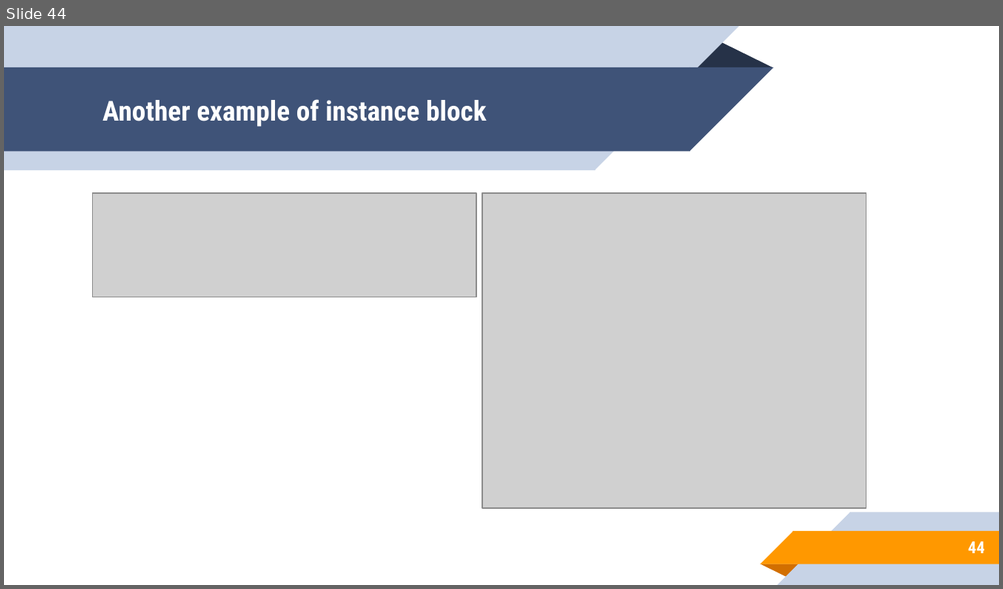
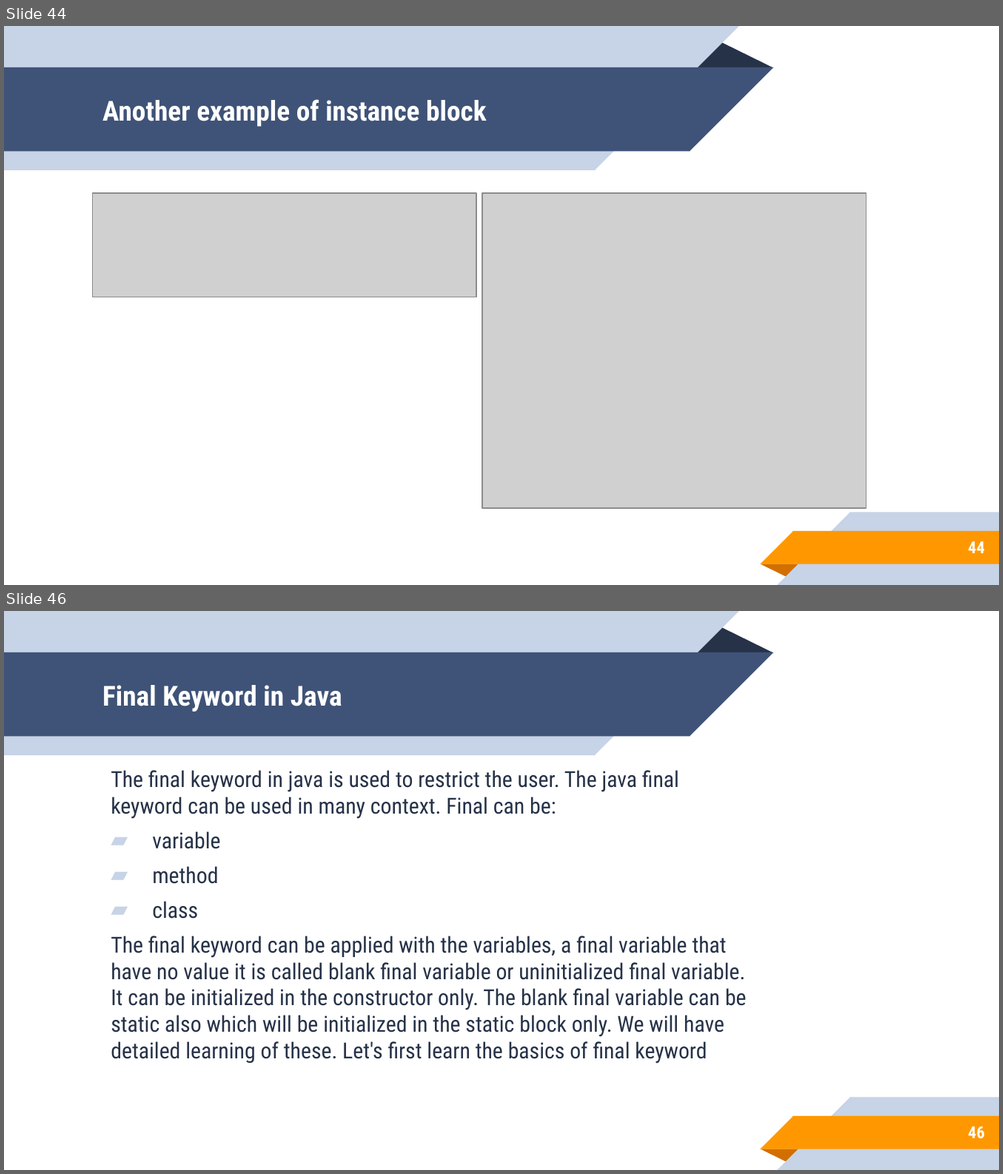
Before and after one commit to aronipurwanto/materi-xa, a slide deck: java/java-logic/Slide-Java-Logic-06.pptx. Shown one above the other, each under a label of ours: slide 44 before the commit, slides 44 and 46 after it; the slides between them are not shown. The pictures are 1003x589 and 1003x1174 pixels, drawn with LibreOffice and Linux fonts; fonts in the diff are those of the drawing; grey boxes stand for pictures. Boxes give left, top, right and bottom in pixels: in the first picture for what was removed or moved away, otherwise in the second. Text is boxed around its words. In the diff, an @@ line names an element or a change of style, - is before the commit and + after.

```diff
--- a/java/java-logic/Slide-Java-Logic-06.pptx
+++ b/java/java-logic/Slide-Java-Logic-06.pptx
@@ slide 46 added at box(4, 611, 999, 1170), background #FFFFFF; not listed: 10 template elements that a slide beside it also shows @@
@@ title added at box(102, 685, 342, 712), 20 pt, text #FFFFFF, bold @@
+Final Keyword in Java
@@ text added at box(111, 770, 746, 1064), 16 pt, text #263248 @@
+The final keyword in java is used to restrict the user. The java final keyword can be used in many context. Final can be:
+▰ variable
+▰ method
+▰ class
+The final keyword can be applied with the variables, a final variable that have no value it is called blank final variable or uninitialized final variable. It can be initialized in the constructor only. The blank final variable can be static also which will be initialized in the static block only. We will have detailed learning of these. Let's first learn the basics of final keyword
@@ page number added at box(967, 1127, 984, 1139), 12 pt, text #FFFFFF, bold @@
+46
```
Also in this commit, not shown: 4 slides changed, 16 other slides added, 24 other files.
